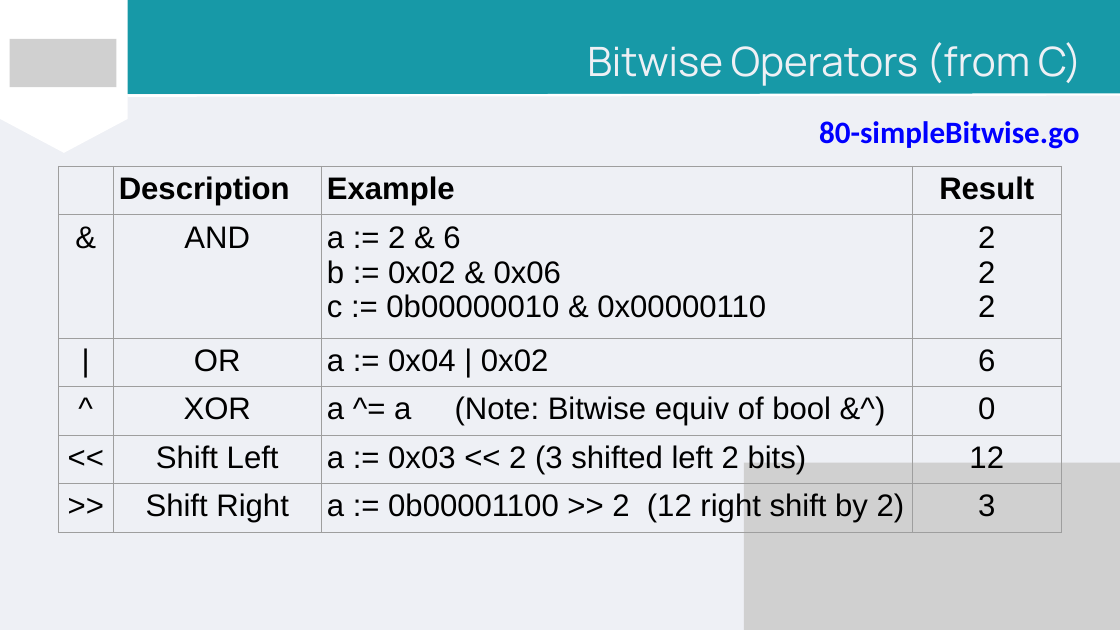
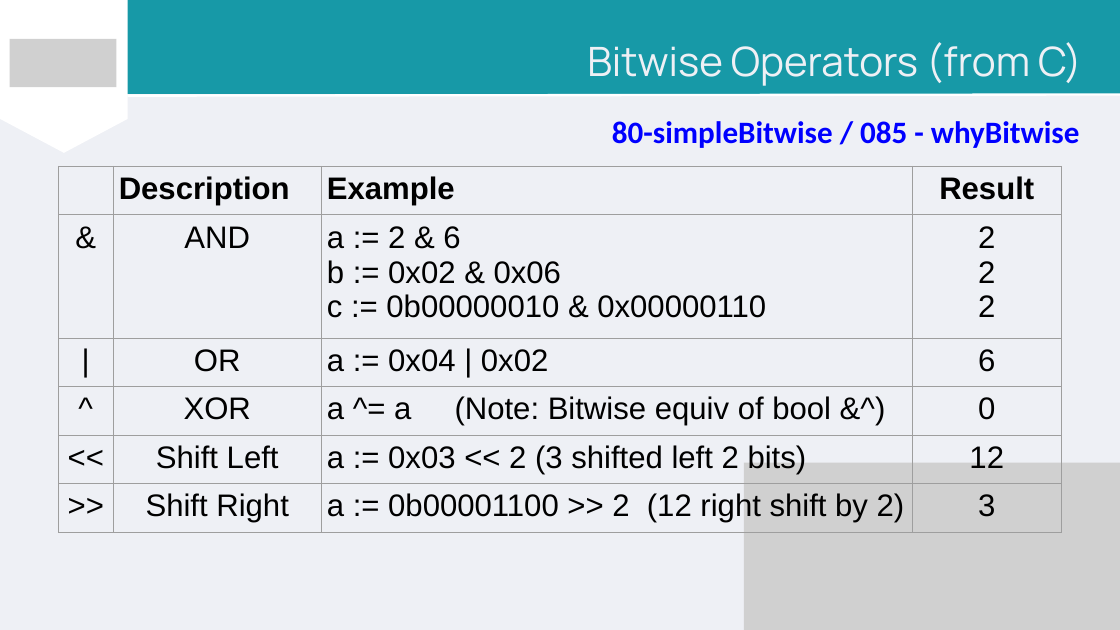
Before and after one commit to PeterWillmot/GoForExperiencedDevelopers, a slide deck: slide 29 of PPT/Go for Experienced Developers.pptx (slide 30 before the commit). Drawn at 1120x630 pixels with LibreOffice and Linux fonts; fonts in the diff are those of the drawing; grey boxes stand for pictures. Boxes give left, top, right and bottom in pixels: in the first picture for what was removed or moved away, otherwise in the second. Text is boxed around its words. In the diff, an @@ line names an element or a change of style, - is before the commit and + after.

```diff
--- a/PPT/Go for Experienced Developers.pptx
+++ b/PPT/Go for Experienced Developers.pptx
@@ text at (x1=612, y1=121, x2=1080, y2=148): text changed @@
-80-simpleBitwise.go
+80-simpleBitwise / 085 - whyBitwise
```
Also in this commit, not shown: 25 other slides changed, 2 slides added, 3 slides removed, 5 other files.
